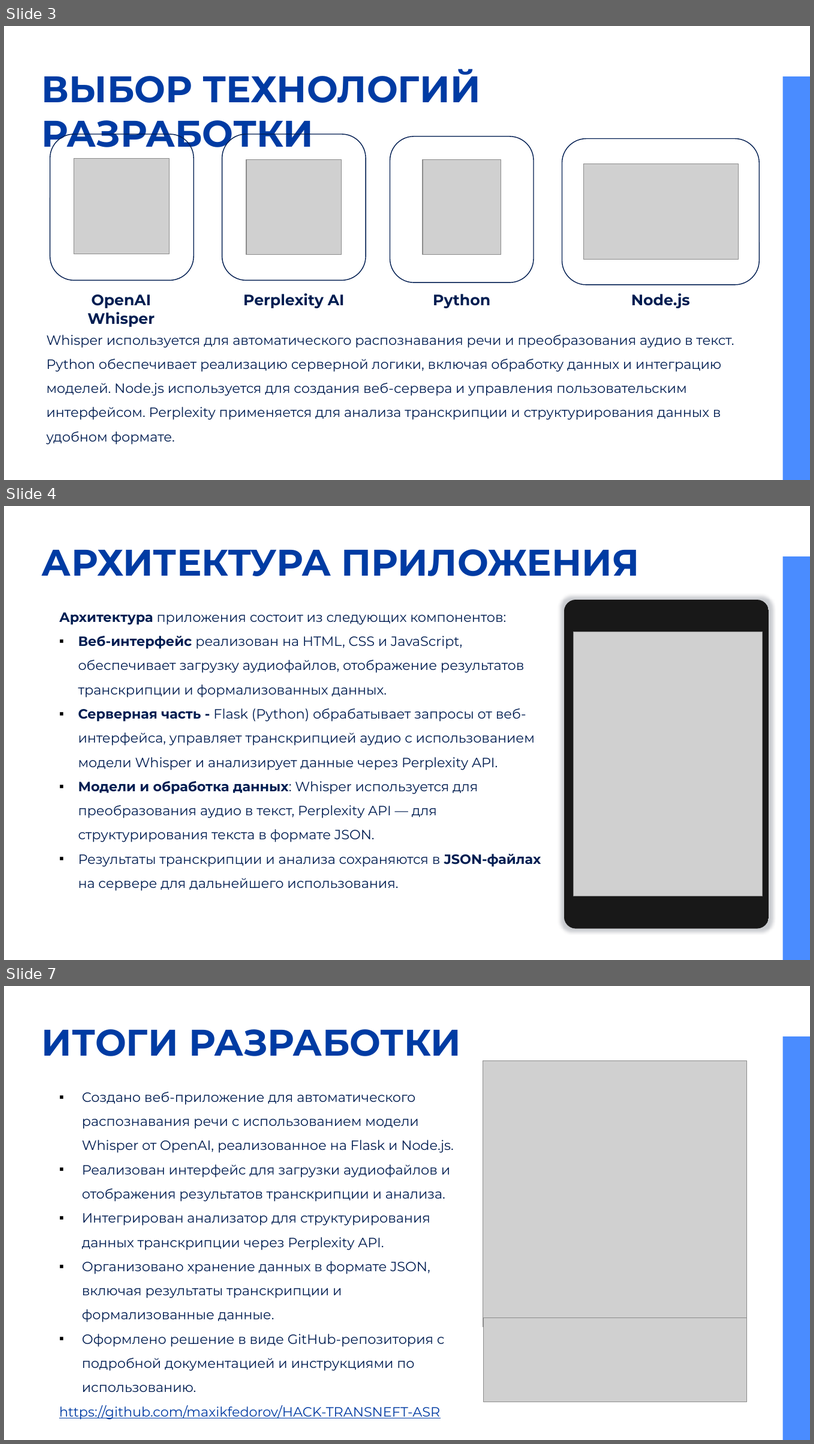
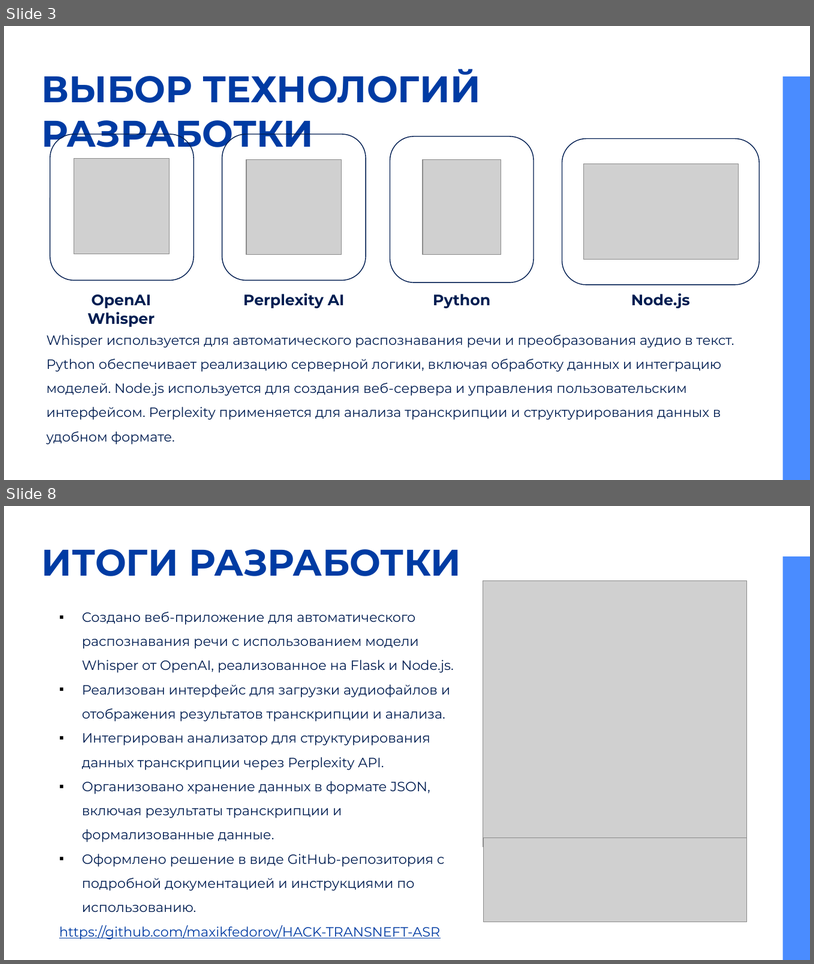
Before and after one commit to maxikfedorov/HACK-TRANSNEFT-ASR, a slide deck: ТрансНефть.pptx. Shown one above the other, each under a label of ours: slides 3, 4 and 7 before the commit, slides 3 and 8 after it; the slides between them are not shown. The pictures are 814x1444 and 814x964 pixels, drawn with LibreOffice and Linux fonts; fonts in the diff are those of the drawing; grey boxes stand for pictures. Boxes give left, top, right and bottom in pixels: in the first picture for what was removed or moved away, otherwise in the second. Text is boxed around its words. In the diff, an @@ line names an element or a change of style, - is before the commit and + after.

```diff
--- a/ТрансНефть.pptx
+++ b/ТрансНефть.pptx
@@ slide 4 removed at [4, 506, 810, 960], background #FFFFFF; not listed: 1 template element that a slide beside it also shows @@
@@ title removed at [42, 549, 640, 576] @@
-АРХИТЕКТУРА ПРИЛОЖЕНИЯ
@@ text removed at [59, 612, 541, 891] @@
-Архитектура приложения состоит из следующих компонентов:
-▪ Веб-интерфейс реализован на HTML, CSS и JavaScript, обеспечивает загрузку аудиофайлов, отображение результатов транскрипции и формализованных данных.
-▪ Серверная часть - Flask (Python) обрабатывает запросы от веб-интерфейса, управляет транскрипцией аудио с использованием модели Whisper и анализирует данные через Perplexity API.
-▪ Модели и обработка данных: Whisper используется для преобразования аудио в текст, Perplexity API — для структурирования текста в формате JSON.
-▪ Результаты транскрипции и анализа сохраняются в JSON-файлах на сервере для дальнейшего использования.
@@ rounded rectangle removed at [565, 600, 770, 928] @@
@@ picture removed at [574, 632, 762, 895] @@
@@ what was slide 7 is now slide 8 @@
```
Also in this commit, not shown: 3 slides changed, 2 slides added, 9 other files.
